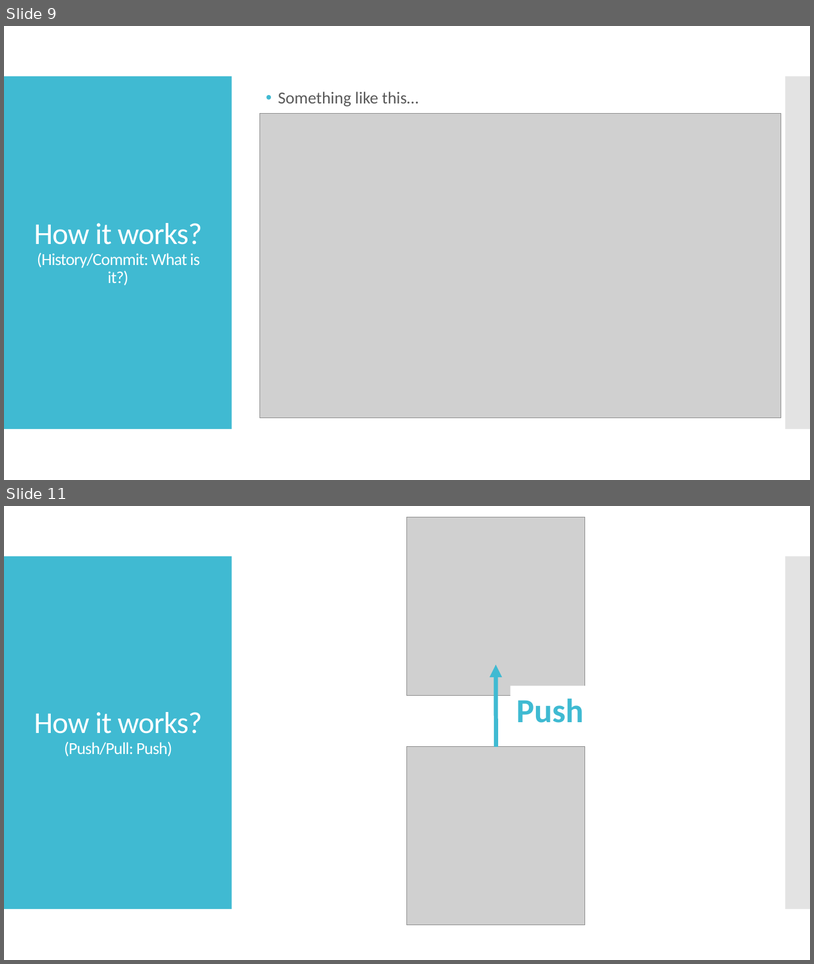
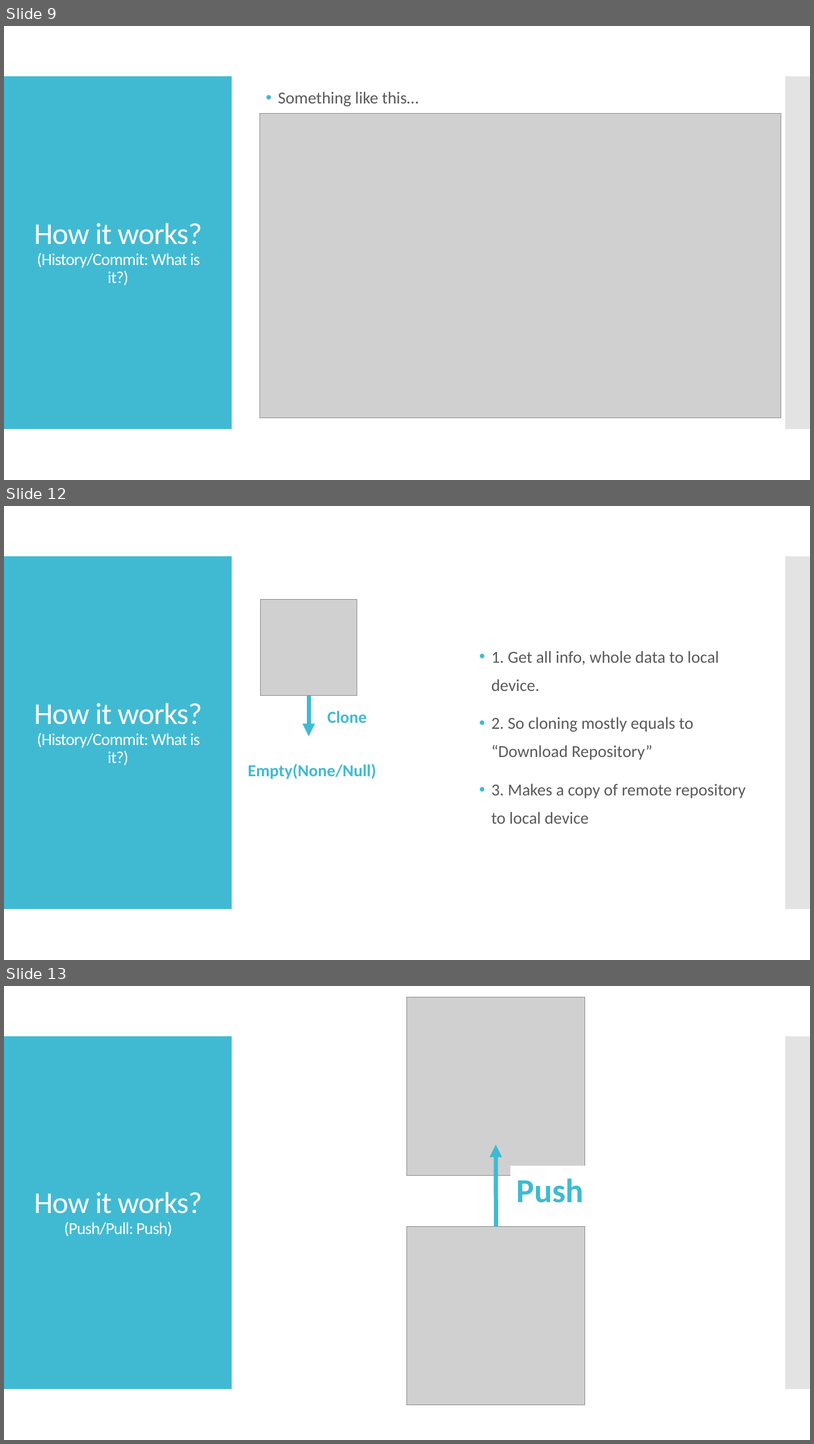
Before and after one commit to IncoCura/Instruction, a slide deck: Source Control/1. Intro to Git.pptx. Shown one above the other, each under a label of ours: slides 9 and 11 before the commit, slides 9, 12 and 13 after it; the slides between them are not shown. The pictures are 814x964 and 814x1444 pixels, drawn with LibreOffice and Linux fonts; fonts in the diff are those of the drawing; grey boxes stand for pictures. Boxes give left, top, right and bottom in pixels: in the first picture for what was removed or moved away, otherwise in the second. Text is boxed around its words. In the diff, an @@ line names an element or a change of style, - is before the commit and + after.

```diff
--- a/Source Control/1. Intro to Git.pptx
+++ b/Source Control/1. Intro to Git.pptx
@@ slide 12 added at (4,506,810,960), background #FFFFFF; not listed: 2 template elements that a slide beside it also shows @@
@@ picture added at (260,599,357,696) @@
@@ text added at (492,651,746,823), 20 pt, text #595959 @@
+• 1. Get all info, whole data to local device.
+• 2. So cloning mostly equals to “Download Repository”
+• 3. Makes a copy of remote repository to local device
@@ title added at (34,703,202,765), 20 pt, text #FFFFFF @@
+How it works?
+(History/Commit: What is it?)
@@ arrow added from (309, 696) to (309, 736), #40BAD2 5 pt @@
@@ text added at (327,711,367,723), 20 pt, text #3FBAD2, bold @@
+Clone
@@ text added at (248,763,377,779), 20 pt, text #3FBAD2, bold @@
+Empty(None/Null)
@@ what was slide 11 is now slide 13 @@
```
Also in this commit, not shown: 4 slides changed, 3 other slides added.
